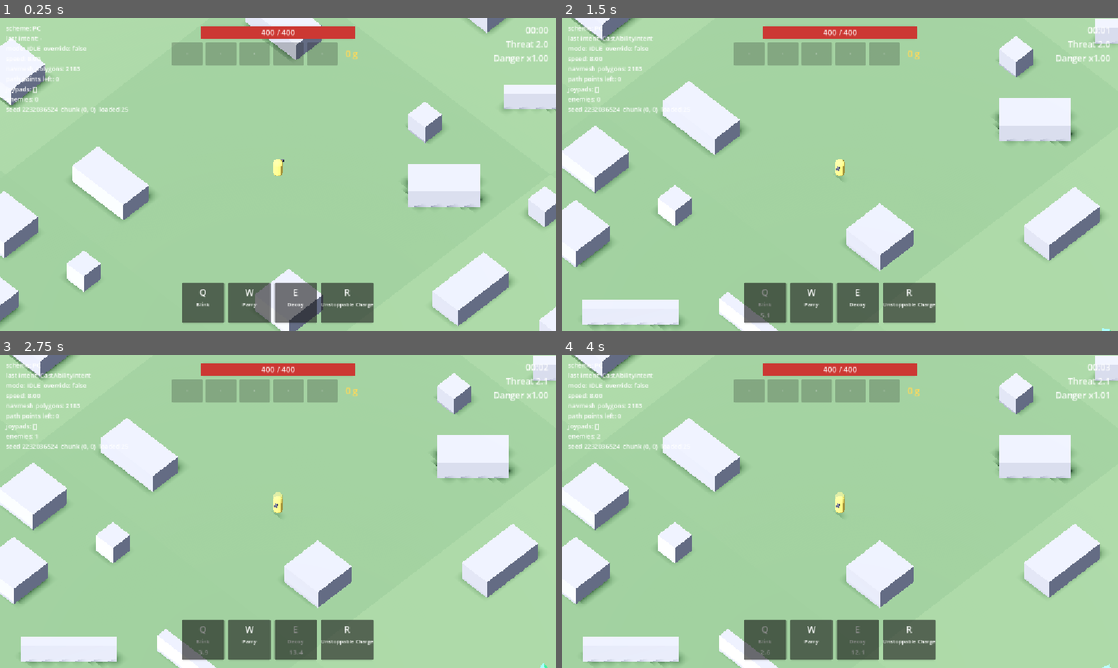
Above: before the commit, frames 1-4 (two rows, left to right).
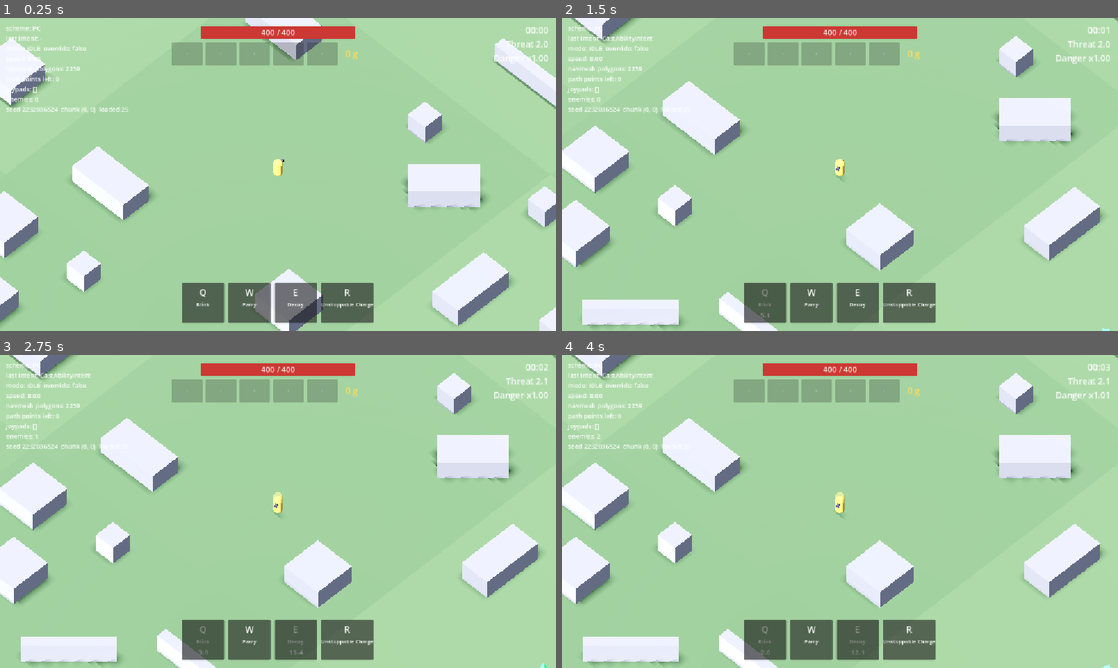
Above: after the commit, the same moments.

Repository: Ahadwen/Escape-v2
Game: Godot game, scene res://world/levels/level.tscn
Two runs of this game, one before a commit and one after it. Both use one fixed random seed, a clock stepped at 60 frames per second and the inputs below.
Inputs (mouse positions are in pixels of both pictures, inside the frame that each line leads up to):
- Up to frame 1 (0.25 s): no input
- Up to frame 2 (1.5 s): tap Enter at 0.5 s; move the mouse to (812, 237) at 0.52 s; tap Q (ability_1) at 0.6 s; click (812, 237) at 0.67 s; drag from (1006, 221) to (812, 237) at 1.27 s
- Up to frame 3 (2.75 s): click (250, 574) at 2 s; move the mouse to (111, 464) at 2.02 s; tap E (ability_3) at 2.1 s; click (111, 464) at 2.17 s
- Up to frame 4 (4 s): click (673, 464) at 2.75 s; drag from (867, 511) to (673, 464) at 2.77 s; click (673, 464) at 3.5 s; move the mouse to (756, 433) at 3.52 s; click (756, 433) at 3.6 s

The runs differ from the first frame. In frame 1, 1.6% of the frame differs, in the area x 12-100%, y 0-30%; in frame 2, 0.3%; in frame 3, 0.3%; in frame 4, 0.3%.

Commit message:
Fewer chests; spinner overshoots 50% and spins down over the last 20%
- Chest chance per chunk 45% -> 7%
- DashMovement can ease its speed down over the final part of the distance
- Spinner charges 50% past its aimed point (cap 24 m), decelerating over
  the last 20%

Co-Authored-By: Claude Opus 5.5 <noreply@anthropic.com>
Claude-Session: https://claude.ai/code/session_01MK2ViG6yW215fERvVJH3QP

Diff:
--- a/actors/movement/dash_movement.gd
+++ b/actors/movement/dash_movement.gd
@@ -6,19 +6,43 @@
 var direction: Vector3
 var speed: float
 var remaining_distance: float
+var total_distance: float
+## Over this final fraction of the distance, speed eases down to
+## decay_min_ratio of full speed. 0 = constant speed.
+var decay_fraction: float = 0.0
+var decay_min_ratio: float = 0.25
 
 
-func _init(p_direction: Vector3, distance: float, p_speed: float) -> void:
+func _init(
+	p_direction: Vector3,
+	distance: float,
+	p_speed: float,
+	p_decay_fraction: float = 0.0,
+	p_decay_min_ratio: float = 0.25
+) -> void:
 	direction = Vector3(p_direction.x, 0.0, p_direction.z).normalized()
 	remaining_distance = maxf(distance, 0.0)
+	total_distance = remaining_distance
 	speed = p_speed
+	decay_fraction = clampf(p_decay_fraction, 0.0, 1.0)
+	decay_min_ratio = clampf(p_decay_min_ratio, 0.05, 1.0)
+
+
+## Speed at the current point of the dash (pure, for testing).
+func current_speed() -> float:
+	if decay_fraction <= 0.0 or total_distance <= 0.0:
+		return speed
+	var decay_length: float = total_distance * decay_fraction
+	if remaining_distance >= decay_length:
+		return speed
+	return speed * lerpf(decay_min_ratio, 1.0, remaining_distance / decay_length)
 
 
 func compute_velocity(delta: float) -> Vector3:
 	if remaining_distance <= 0.0 or delta <= 0.0 or direction == Vector3.ZERO:
 		finished = true
 		return Vector3.ZERO
-	var step: float = minf(speed * delta, remaining_distance)
+	var step: float = minf(current_speed() * delta, remaining_distance)
 	remaining_distance -= step
 	return direction * (step / delta)
 
--- a/enemies/brains/spinner_brain.gd
+++ b/enemies/brains/spinner_brain.gd
@@ -56,8 +56,9 @@
 	if direction == Vector3.ZERO:
 		_timer = 0.3
 		return
-	var distance: float = minf(distance_to_target() + _data.overshoot, _data.max_charge_distance)
-	_dash = DashMovement.new(direction, distance, _data.charge_speed)
+	var aimed: float = distance_to_target()
+	var distance: float = minf(aimed * (1.0 + _data.overshoot_ratio), _data.max_charge_distance)
+	_dash = DashMovement.new(direction, distance, _data.charge_speed, _data.decay_fraction)
 	enemy.movement.start_override(_dash)
 	state = State.CHARGING
 
--- a/enemies/data/spinner.tres
+++ b/enemies/data/spinner.tres
@@ -5,8 +5,9 @@
 [resource]
 script = ExtResource("1_type")
 charge_speed = 22.0
-overshoot = 3.0
-max_charge_distance = 16.0
+overshoot_ratio = 0.5
+decay_fraction = 0.2
+max_charge_distance = 24.0
 lead_time = 0.35
 teeter_min = 0.7
 teeter_max = 1.1
--- a/enemies/types/spinner_enemy_data.gd
+++ b/enemies/types/spinner_enemy_data.gd
@@ -4,9 +4,11 @@
 ## then charges again. Damages anything it touches.
 
 @export var charge_speed: float = 19.0
-## Charges this far past the aimed point.
-@export var overshoot: float = 3.0
-@export var max_charge_distance: float = 16.0
+## Keeps going this much further than the aimed point (0.5 = +50%).
+@export var overshoot_ratio: float = 0.5
+@export var max_charge_distance: float = 24.0
+## Slows down over this final fraction of the charge.
+@export var decay_fraction: float = 0.2
 ## How far ahead to aim, in seconds of target movement.
 @export var lead_time: float = 0.35
 @export var teeter_min: float = 0.9
--- a/tests/unit/actors/test_movement_overrides.gd
+++ b/tests/unit/actors/test_movement_overrides.gd
@@ -72,3 +72,25 @@
 	var charge: ChargeMovement = ChargeMovementScript.new(Vector3.RIGHT, 6.0, 16.0, 0.0, 1.0, 10.0)
 	charge.compute_velocity(0.5)
 	assert_almost_eq(charge.direction.x, 1.0, 0.001)
+
+
+func test_dash_decay_slows_only_the_final_part() -> void:
+	var dash: DashMovement = DashMovementScript.new(Vector3.RIGHT, 10.0, 20.0, 0.2, 0.25)
+	assert_almost_eq(dash.current_speed(), 20.0)
+	dash.remaining_distance = 2.0
+	assert_almost_eq(dash.current_speed(), 20.0)
+	dash.remaining_distance = 1.0
+	assert_almost_eq(dash.current_speed(), 12.5)
+	dash.remaining_distance = 0.0
+	assert_almost_eq(dash.current_speed(), 5.0)
+
+
+func test_decaying_dash_still_covers_full_distance() -> void:
+	var dash: DashMovement = DashMovementScript.new(Vector3.RIGHT, 10.0, 20.0, 0.2, 0.25)
+	var travelled: float = 0.0
+	for i: int in 600:
+		var velocity: Vector3 = dash.compute_velocity(DT)
+		if dash.finished:
+			break
+		travelled += velocity.x * DT
+	assert_almost_eq(travelled, 10.0, 0.001)
--- a/world/streaming/terrain_profile.gd
+++ b/world/streaming/terrain_profile.gd
@@ -21,7 +21,7 @@
 
 @export_group("Points of interest")
 @export_range(0.0, 1.0) var crystal_chance: float = 0.3
-@export_range(0.0, 1.0) var chest_chance: float = 0.45
+@export_range(0.0, 1.0) var chest_chance: float = 0.07
 ## No safehouses within this many chunks of the start.
 @export var safehouse_min_distance: int = 3
 ## Safehouse chance per chunk grows by this much per chunk of distance beyond
